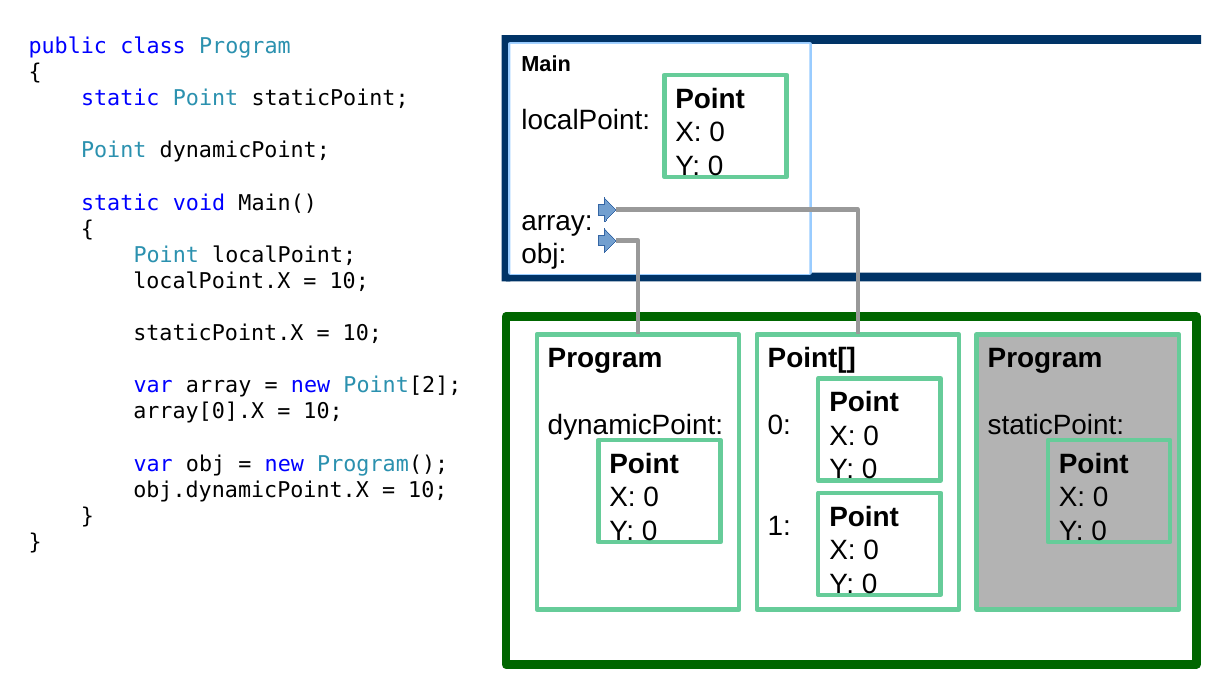
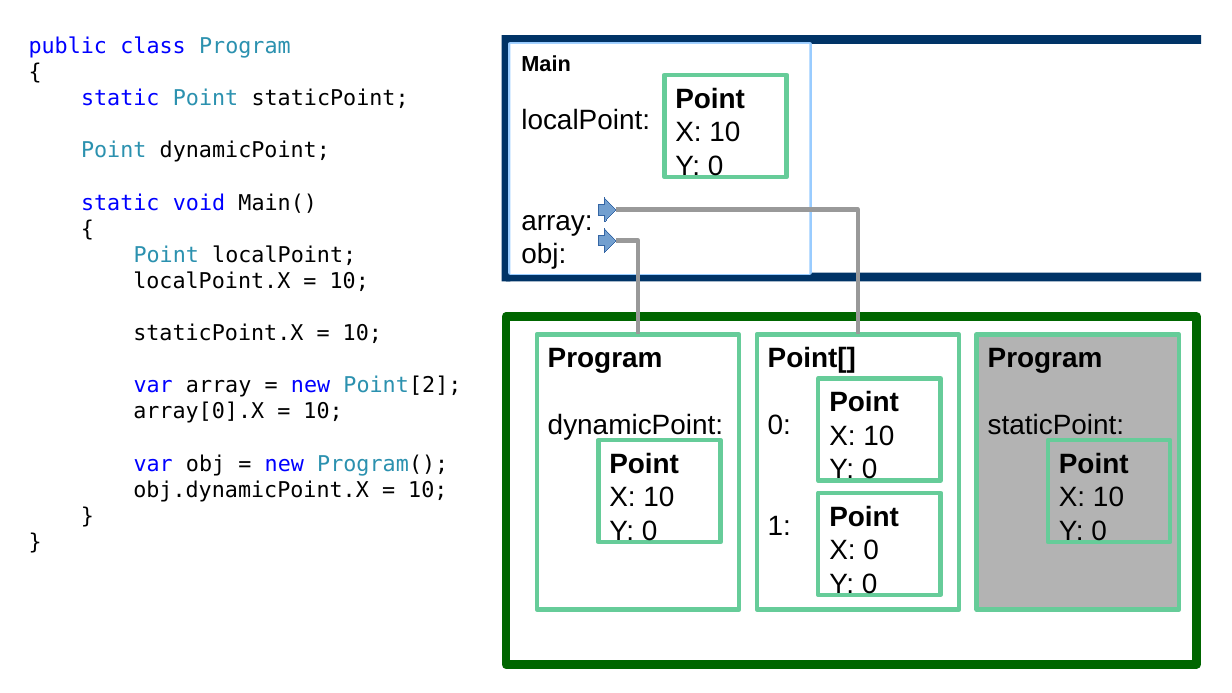
Before and after one commit to okulovsky/BasicProgramming, a slide deck: slide 1 of CS/Lecture13/S02 - Карты памяти.odp. Drawn at 1232x693 pixels with LibreOffice and Linux fonts; fonts in the diff are those of the drawing. Boxes give left, top, right and bottom in pixels: in the first picture for what was removed or moved away, otherwise in the second. Text is boxed around its words. In the diff, an @@ line names an element or a change of style, - is before the commit and + after.

```diff
--- a/CS/Lecture13/S02 - Карты памяти.odp
+++ b/CS/Lecture13/S02 - Карты памяти.odp
@@ text at box(675, 121, 740, 142): text changed @@
-X: 0
+X: 10
@@ text at box(829, 425, 894, 446): text changed @@
-X: 0
+X: 10
@@ text at box(609, 486, 674, 507): text changed @@
-X: 0
+X: 10
@@ text at box(1059, 486, 1124, 507): text changed @@
-X: 0
+X: 10
```
Also in this commit, not shown: 20 other files.
